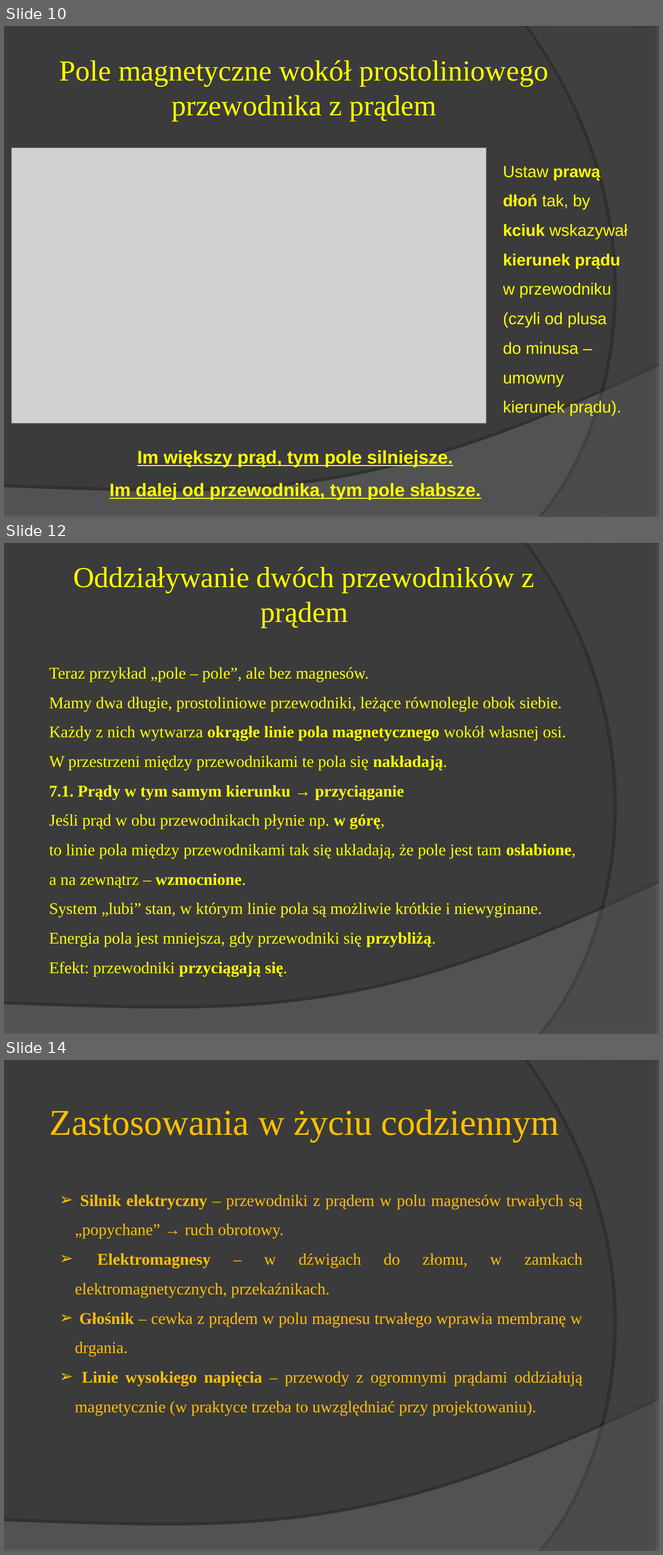
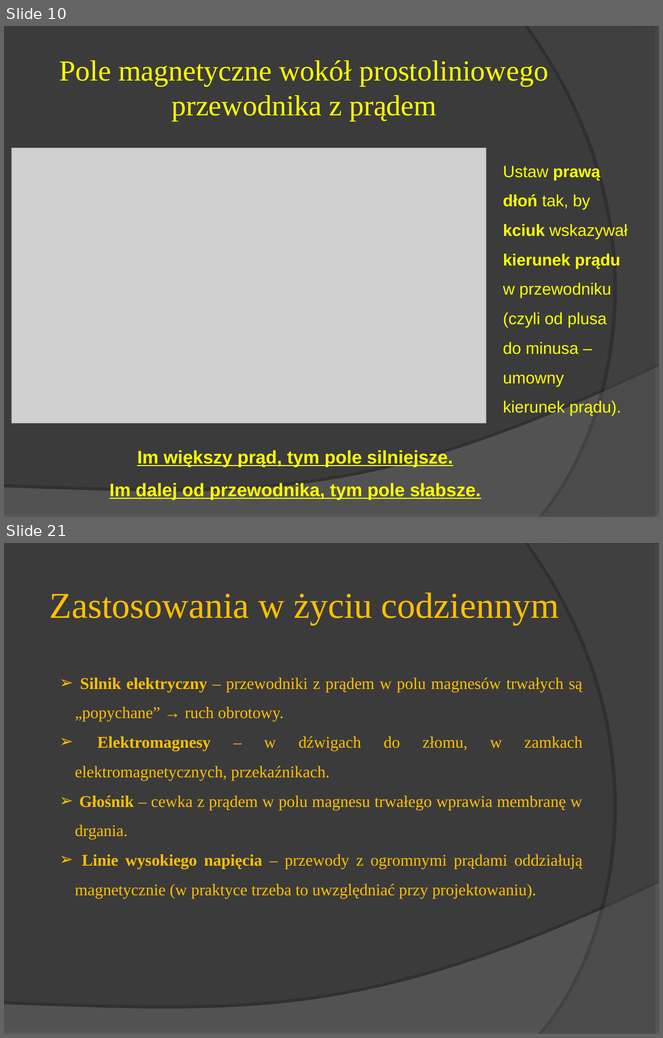
Before and after one commit to MichalMus/Fizyka-w-szkole, a slide deck: Magnetyzm i elektromagnetyzm/2.Właściwości magnetyczne przewodnika z prądem.ppt. Shown one above the other, each under a label of ours: slides 10, 12 and 14 before the commit, slides 10 and 21 after it; the slides between them are not shown. The pictures are 663x1555 and 663x1038 pixels, drawn with LibreOffice and Linux fonts; fonts in the diff are those of the drawing; grey boxes stand for pictures. Boxes give left, top, right and bottom in pixels: in the first picture for what was removed or moved away, otherwise in the second. Text is boxed around its words. In the diff, an @@ line names an element or a change of style, - is before the commit and + after.

```diff
--- a/Magnetyzm i elektromagnetyzm/2.Właściwości magnetyczne przewodnika z prądem.ppt
+++ b/Magnetyzm i elektromagnetyzm/2.Właściwości magnetyczne przewodnika z prądem.ppt
@@ slide 12 removed at (4,543,659,1034), background #3B3B3B; not listed: 2 template elements that a slide beside it also shows @@
@@ title removed at (73,567,535,627) @@
-Oddziaływanie dwóch przewodników z prądem
@@ text removed at (49,667,576,977) @@
-Teraz przykład „pole – pole”, ale bez magnesów.
-Mamy dwa długie, prostoliniowe przewodniki, leżące równolegle obok siebie.
-Każdy z nich wytwarza okrągłe linie pola magnetycznego wokół własnej osi.
-W przestrzeni między przewodnikami te pola się nakładają.
-7.1. Prądy w tym samym kierunku → przyciąganie
-Jeśli prąd w obu przewodnikach płynie np. w górę,
-to linie pola między przewodnikami tak się układają, że pole jest tam osłabione,
-a na zewnątrz – wzmocnione.
-System „lubi” stan, w którym linie pola są możliwie krótkie i niewyginane.
-Energia pola jest mniejsza, gdy przewodniki się przybliżą.
-Efekt: przewodniki przyciągają się.
@@ what was slide 14 is now slide 21 @@
```
Also in this commit, not shown: 7 slides changed, 8 slides added, 4 other slides removed, 4 other files.
